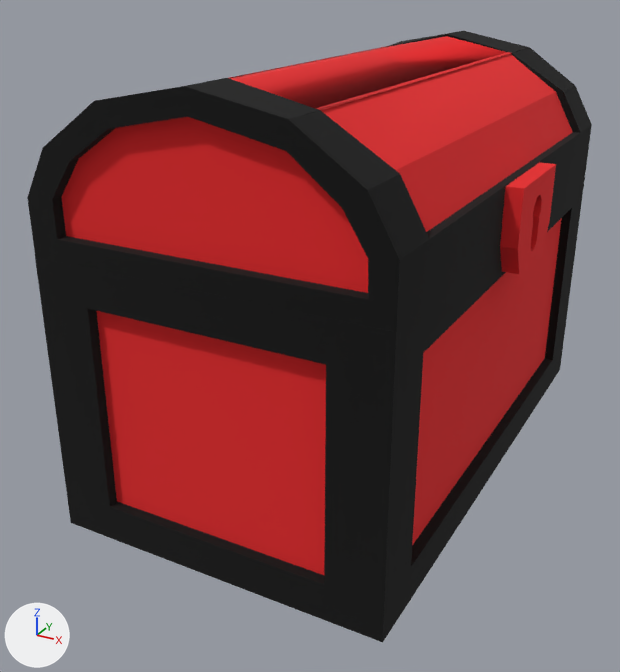
The FBX model Assets/Resources/3D Models/Puzzle 1/Chests/Cofre Rojo.fbx as it was, and as the next commit left it.
The view is the same before and after, from a camera (50 mm lens) standing at (0.755, -1.421, 0.576) and looking at (0.026, -0.096, -0.087). The lights are fixed; the arrows at lower left show +X, +Y and +Z.
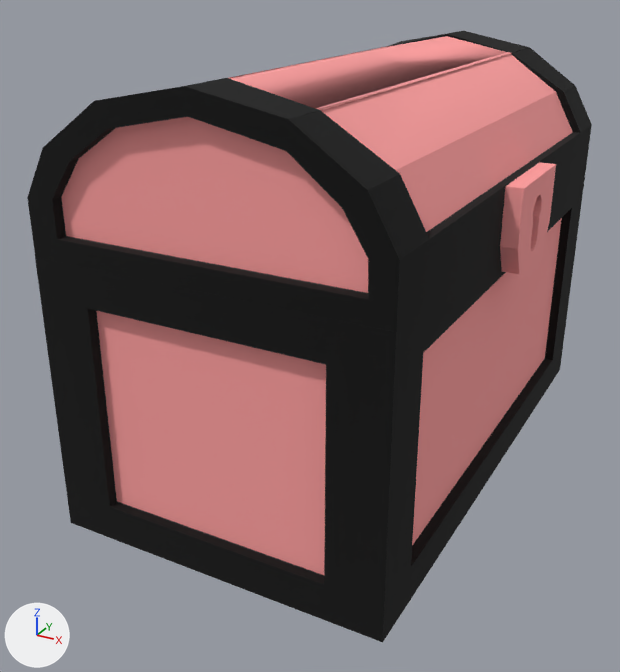
What changed in the scene script:
```text
Change mat_material_012:
    mat_material_012.base_color: (0.8, 0.0169, 0.0193) -> (1.0, 0.35, 0.35)  # red #e72326 -> pink #ffa0a0
```

Location of each change, [x1, y1, x2, y2] in pixels of the pictures (620 x 672 px):
'Cube.046', recoloured (red to pink)
    both: [94, 194, 565, 578]
'Cube.047', recoloured (red to pink)
    both: [58, 33, 576, 296]
